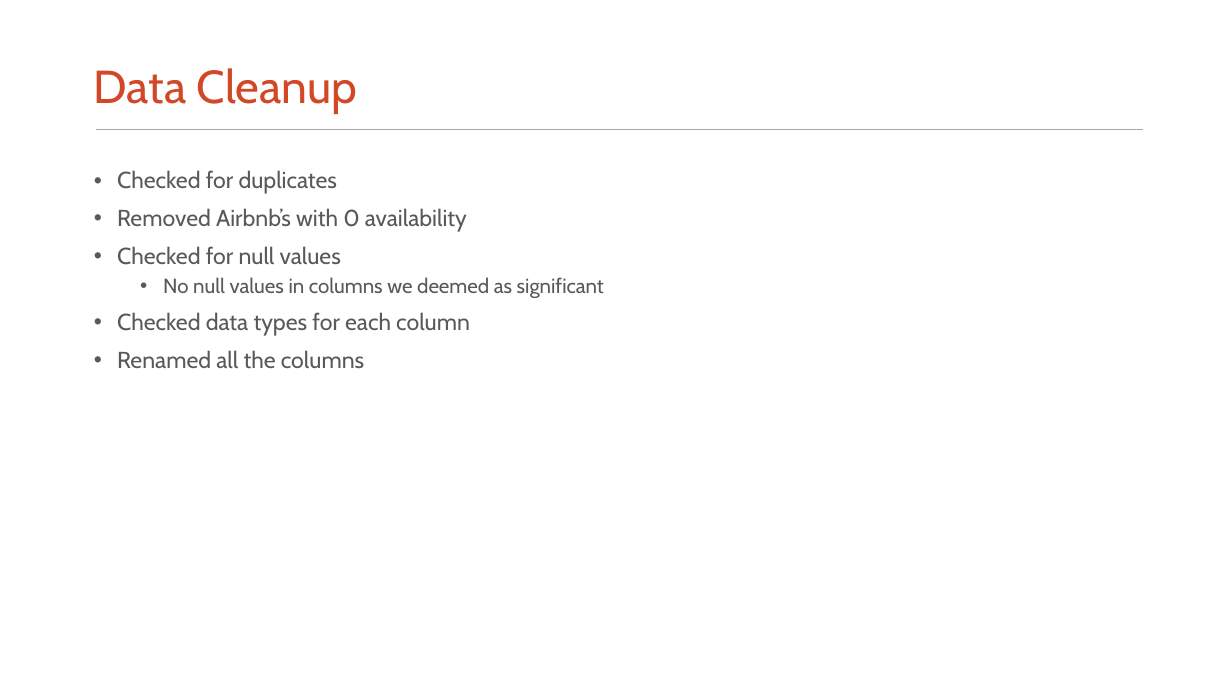
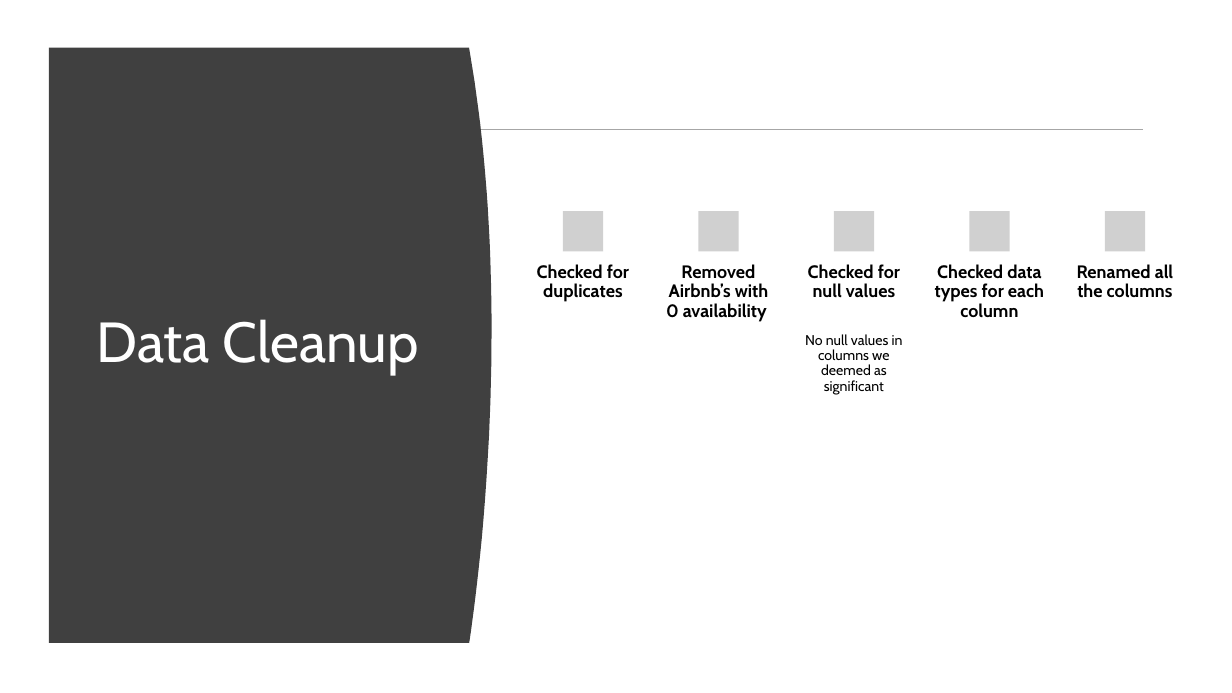
Before and after one commit to hayden4davey/Project1-Group2, a slide deck: slide 5 of Airbnb PPT.pptx. Drawn at 1232x693 pixels with LibreOffice and Linux fonts; fonts in the diff are those of the drawing; grey boxes stand for pictures. Boxes give left, top, right and bottom in pixels: in the first picture for what was removed or moved away, otherwise in the second. Text is boxed around its words. In the diff, an @@ line names an element or a change of style, - is before the commit and + after.

```diff
--- a/Airbnb PPT.pptx
+++ b/Airbnb PPT.pptx
@@ freeform shape added at bbox=[49, 48, 492, 643], fill #404040 @@
@@ title "Data Cleanup": place and size @@
-title "Data Cleanup" at bbox=[94, 68, 358, 114]
+title "Data Cleanup" at bbox=[96, 319, 418, 375]
@@ title "Data Cleanup" at bbox=[96, 319, 418, 375]: size 36 to 44 pt, text colour #D24726 to #FFFFFF @@
@@ text removed at bbox=[117, 170, 604, 368] @@
-• Checked for duplicates
-• Removed Airbnb’s with 0 availability
-• Checked for null values
-  • No null values in columns we deemed as significant
-• Checked data types for each column
-• Renamed all the columns
@@ group added at bbox=[537, 212, 1173, 395]: 6 texts, 5 pictures @@
+Checked for duplicates
+Removed Airbnb’s with 0 availability
+Checked for null values
+No null values in columns we deemed as significant
+Checked data types for each column
+Renamed all the columns
```
Also in this commit, not shown: 3 other slides changed, 1 slide added, 1 slide removed.
